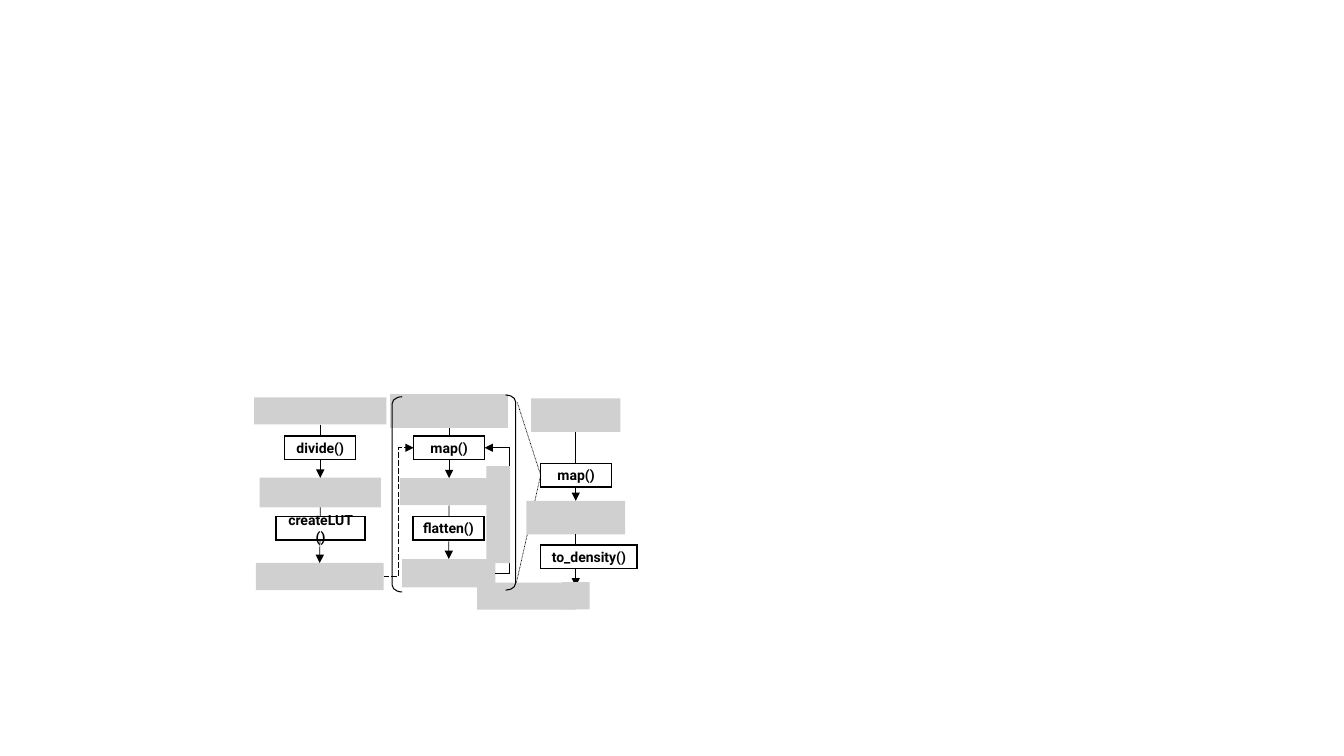
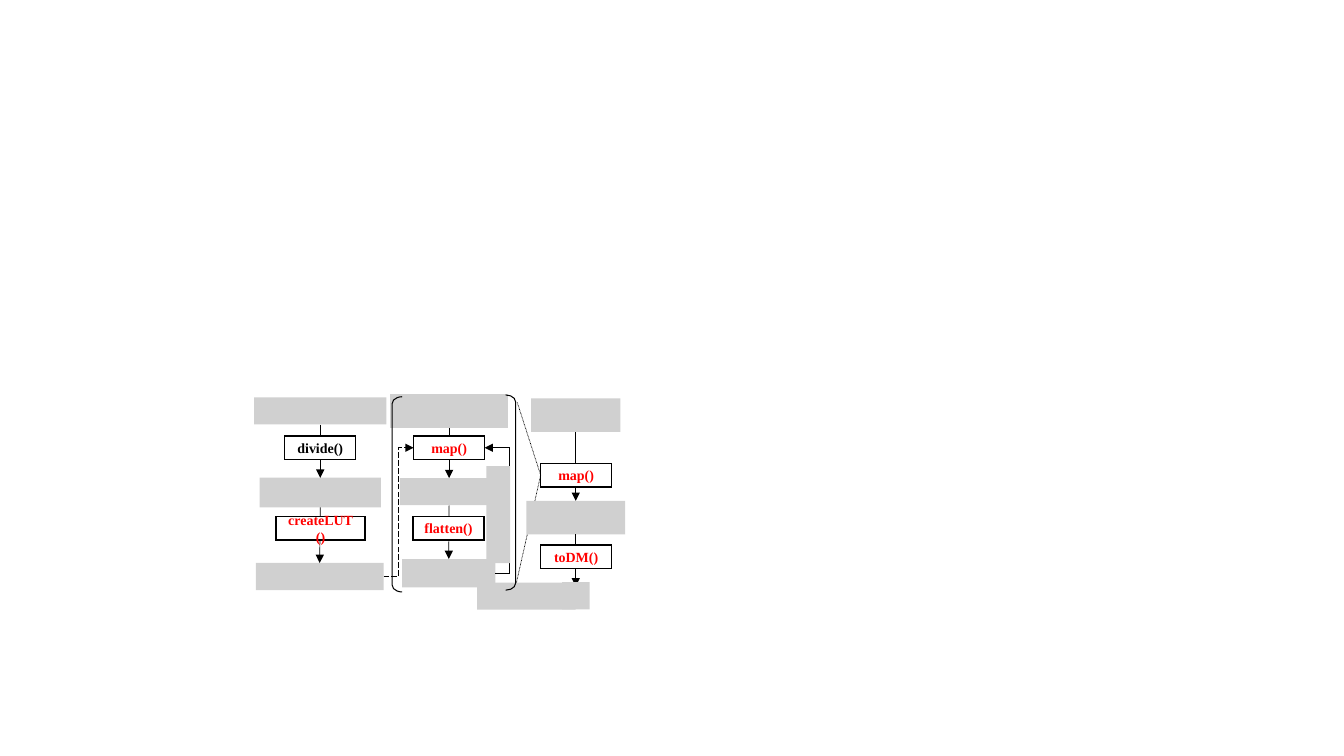
Before and after one commit to NAIST-Archlab/qimax-soft, a slide deck: slide 3 of images/draw.pptx. Drawn at 1344x756 pixels with LibreOffice and Linux fonts; fonts in the diff are those of the drawing; grey boxes stand for pictures. Boxes give left, top, right and bottom in pixels: in the first picture for what was removed or moved away, otherwise in the second. Text is boxed around its words. In the diff, an @@ line names an element or a change of style, - is before the commit and + after.

```diff
--- a/images/draw.pptx
+++ b/images/draw.pptx
@@ rectangle "divide()" at [285,437,356,460]: font Roboto to Times New Roman @@
@@ font Roboto to Times New Roman, text colour #000000 to #FF0000 in 4 elements at [276,516,365,539], [413,437,484,460], [413,516,484,539], [540,464,611,487] @@
@@ rectangle "toDM()": place and size @@
-rectangle "toDM()" at [540,545,637,569]
+rectangle "toDM()" at [540,545,611,569]
@@ text in rectangle at [554,552,598,565]: text changed; font Roboto to Times New Roman; text colour #000000 to #FF0000 @@
-to_density()
+toDM()
```
